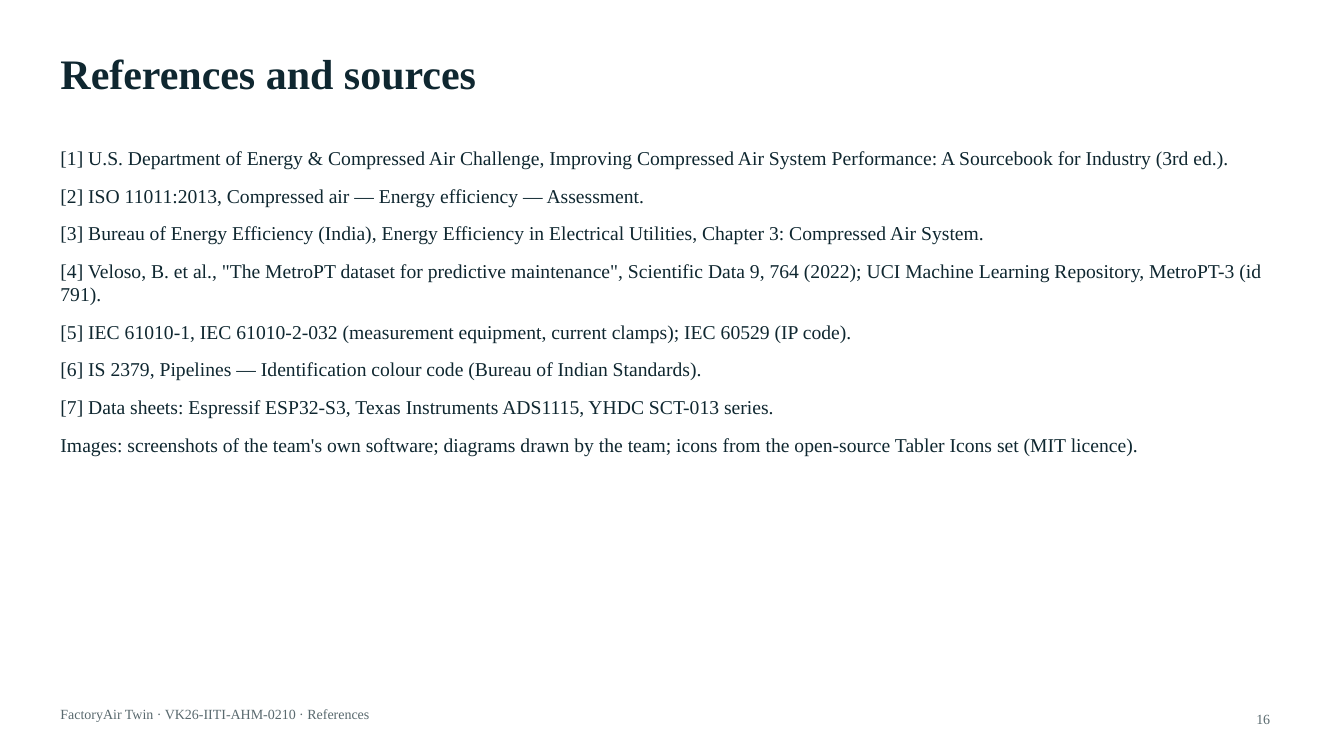
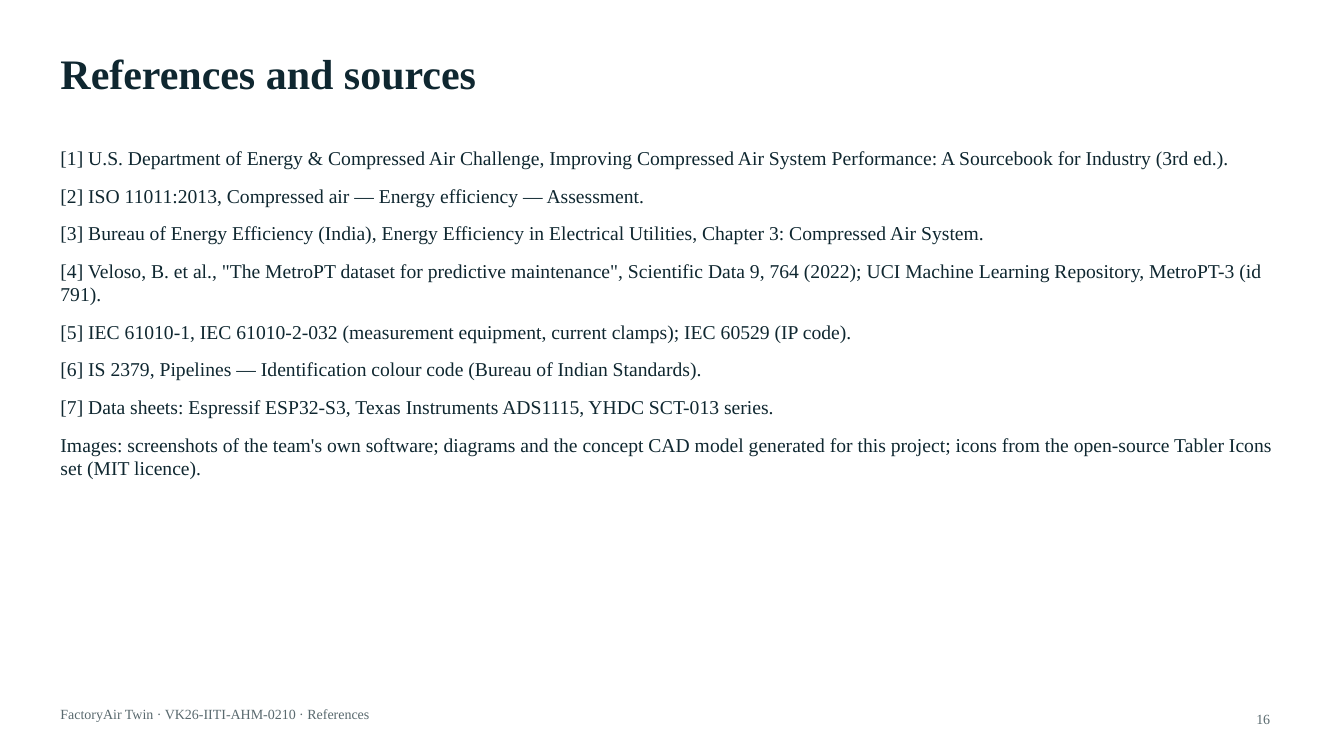
Before and after one commit to Suheerthan/FactoryAirTwin, a slide deck: slide 16 of submission/FactoryAirTwin_Vishwakarma_Stage2.pptx. Drawn at 1344x756 pixels with LibreOffice and Linux fonts; fonts in the diff are those of the drawing. Boxes give left, top, right and bottom in pixels: in the first picture for what was removed or moved away, otherwise in the second. Text is boxed around its words. In the diff, an @@ line names an element or a change of style, - is before the commit and + after.

```diff
--- a/submission/FactoryAirTwin_Vishwakarma_Stage2.pptx
+++ b/submission/FactoryAirTwin_Vishwakarma_Stage2.pptx
@@ text at <box>60,438,1271,479</box>: text changed @@
-Images: screenshots of the team's own software; diagrams drawn by the team; icons from the open-source Tabler Icons set (MIT licence).
+Images: screenshots of the team's own software; diagrams and the concept CAD model generated for this project; icons from the open-source Tabler Icons set (MIT licence).
```
Also in this commit, not shown: 2 other slides changed.
